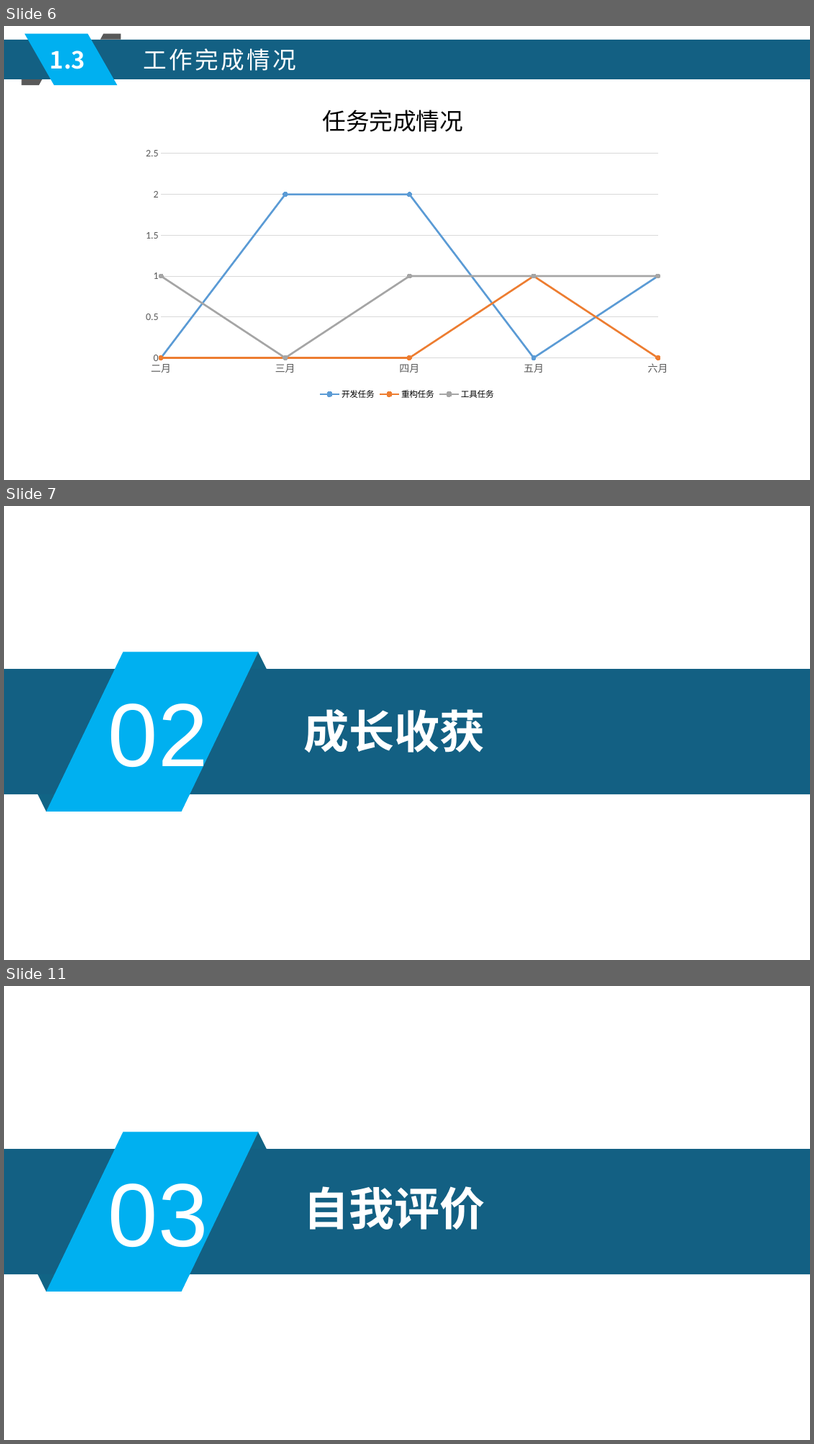
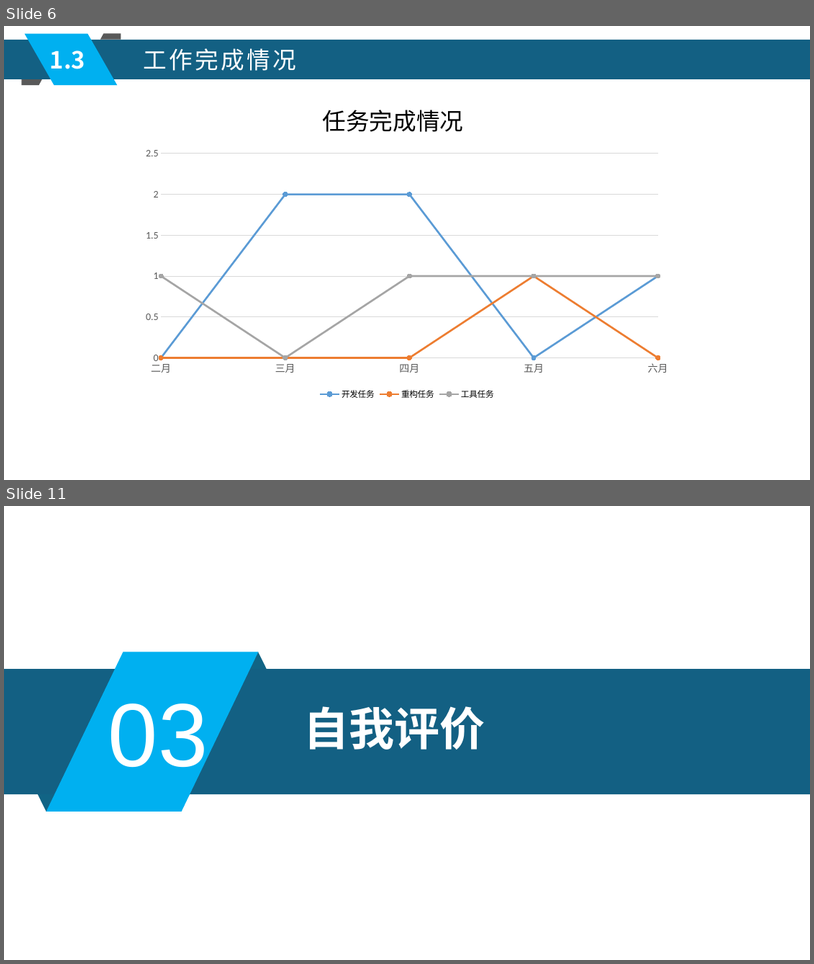
Before and after one commit to xljnc/husky-starter, a slide deck: doc/zzdb.pptx. Shown one above the other, each under a label of ours: slides 6, 7 and 11 before the commit, slides 6 and 11 after it; the slides between them are not shown. The pictures are 814x1444 and 814x964 pixels, drawn with LibreOffice and Linux fonts; fonts in the diff are those of the drawing. Boxes give left, top, right and bottom in pixels: in the first picture for what was removed or moved away, otherwise in the second. Text is boxed around its words. In the diff, an @@ line names an element or a change of style, - is before the commit and + after.

```diff
--- a/doc/zzdb.pptx
+++ b/doc/zzdb.pptx
@@ slide 7 removed at (x1=4, y1=506, x2=810, y2=960), background #FFFFFF @@
@@ parallelogram removed at (x1=46, y1=651, x2=259, y2=811) @@
@@ freeform shape removed at (x1=250, y1=651, x2=267, y2=669) @@
@@ rectangle removed at (x1=4, y1=669, x2=810, y2=794) @@
@@ text removed at (x1=108, y1=703, x2=208, y2=782) @@
-02
@@ text removed at (x1=304, y1=709, x2=486, y2=752) @@
-成长收获
@@ freeform shape removed at (x1=38, y1=794, x2=55, y2=811) @@
```
Also in this commit, not shown: 5 slides changed, 3 slides added, 2 other slides removed.
